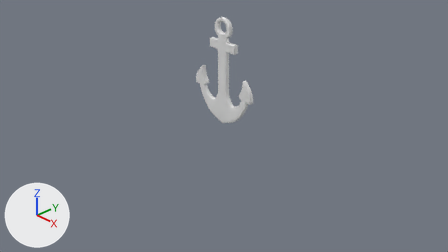
The Blender file anchor.blend as it was, and as the next commit left it.
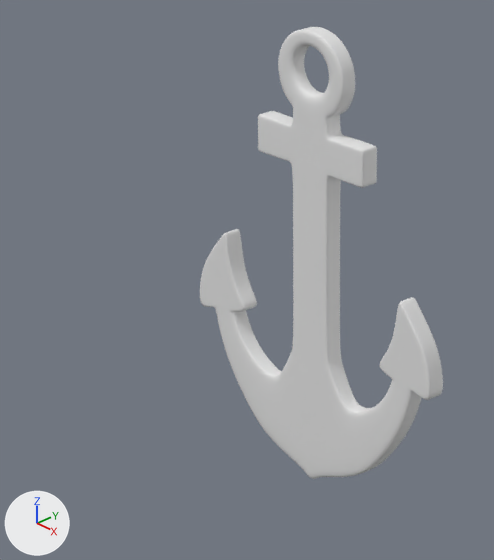
Each version is shown from the file's camera 'Camera', then close up on the part from 33% to 59% of the width and 4% to 56% of the height. Arrows for +X, +Y and +Z are at lower left; the lights stay in place.
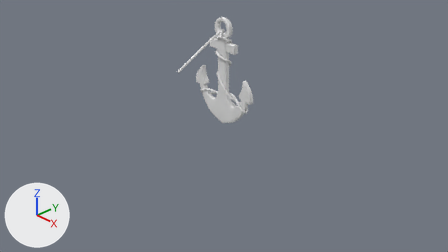
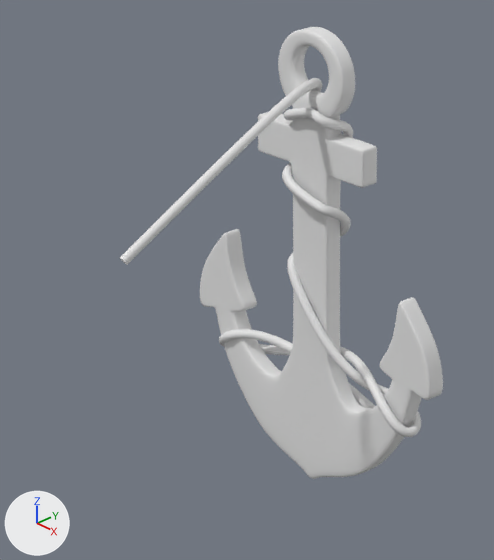
Location of each change, [x1, y1, x2, y2] in pixels of the close-ups (494 x 560 px):
'NurbsPath', added: after [120, 78, 421, 437]

What changed in the scene script:
```text
Add cu_nurbspath:
    cu_nurbspath = bpy.data.curves.new('NurbsPath', 'CURVE')
    cu_nurbspath.dimensions = '3D'
    _sp = cu_nurbspath.splines.new('NURBS'); _sp.points.add(32)
    _sp.points.foreach_set('co', [-1.01, 0.0, -0.54, 1.0, -0.505, -0.131, -0.146, 1.0, 0.0, 0.0, -0.00476, 1.0, 0.128, 0.0675, -0.0924, 1.0, 0.0187, 0.166, -0.253, 1.0, -0.0791, 0.103, -0.192, 1.0, -0.052, 0.051, -0.182, 1.0, -0.0691, -0.0634, -0.138, 1.0, -0.0888, -0.127, -0.188, 1.0, 0.0828, -0.121, -0.205, 1.0, 0.07, -0.121, -0.311, 1.0, 0.106, 0.158, -0.421, 1.0, 0.0145, 0.144, -0.439, 1.0, -0.105, 0.129, -0.457, 1.0, -0.0668, -0.102, -0.542, 1.0, -0.0668, -0.118, -0.542, 1.0, 0.0431, -0.149, -0.587, 1.0, 0.0791, -0.0962, -0.69, 1.0, 0.0796, 0.153, -0.794, 1.0, -0.00837, 0.122, -0.838, 1.0, -0.0714, 0.122, -0.838, 1.0, -0.0817, -0.259, -1.287, 1.0, 0.0952, -0.411, -1.279, 1.0, 0.0685, -0.589, -1.395, 1.0, -0.116, -0.589, -1.395, 1.0, -0.053, -0.38, -1.185, 1.0, 0.118, -0.0466, -1.185, 1.0, 0.0713, 0.277, -1.347, 1.0, 0.0783, 0.63, -1.386, 1.0, -0.0713, 0.557, -1.334, 1.0, -0.0713, 0.444, -1.217, 1.0, 0.106, 0.236, -1.266, 1.0, 0.0871, -0.254, -1.427, 1.0])
    _sp.order_u = 5
    _sp.order_v = 0
    _sp.use_endpoint_u = True
    cu_nurbspath.use_path = True
    cu_nurbspath.bevel_depth = 0.02
    cu_nurbspath.fill_mode = 'FULL'
Add ob_nurbspath:
    ob_nurbspath = bpy.data.objects.new('NurbsPath', cu_nurbspath)
    ob_nurbspath.location = (-0.001, 0.0, 1.79)
    ob_nurbspath.rotation_euler = (0.0, 0.0, 1.571)  # degrees (0, 0, 90)
```
